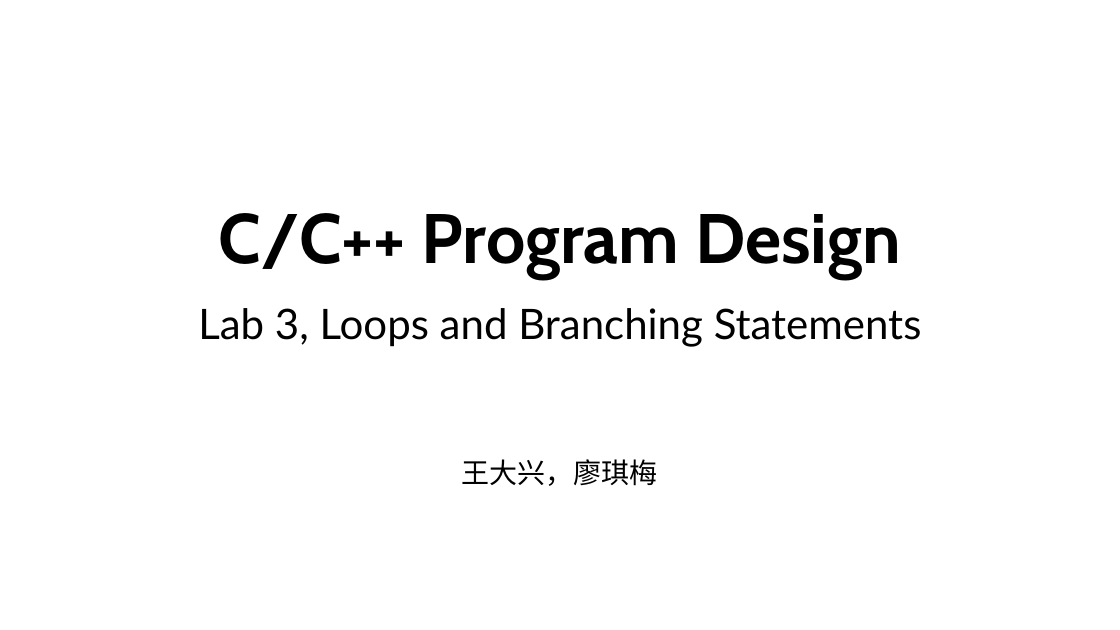
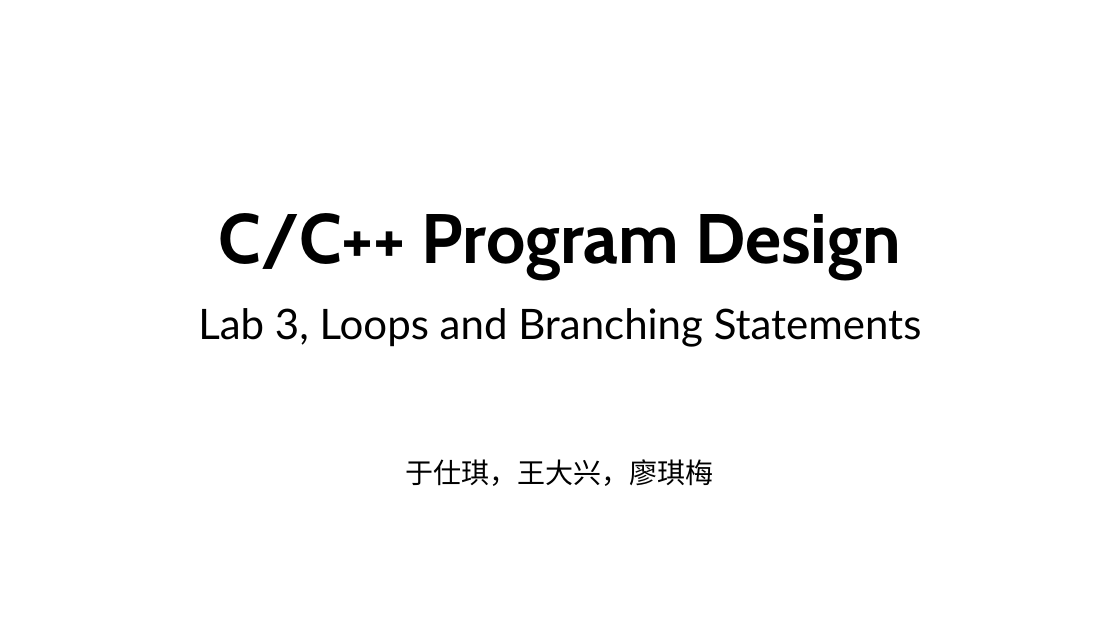
Before and after one commit to ShiqiYu/CPP, a slide deck: slide 1 of week03/Lab03.pptx. Drawn at 1120x630 pixels with LibreOffice and Linux fonts; fonts in the diff are those of the drawing; background and template pictures are left out. Boxes give left, top, right and bottom in pixels: in the first picture for what was removed or moved away, otherwise in the second. Text is boxed around its words. In the diff, an @@ line names an element or a change of style, - is before the commit and + after.

```diff
--- a/week03/Lab03.pptx
+++ b/week03/Lab03.pptx
@@ subtitle at bbox=[406, 459, 714, 486]: text changed @@
-王大兴，廖琪梅
+于仕琪，王大兴，廖琪梅
```
Also in this commit, not shown: 15 slides removed, 2 other files.
